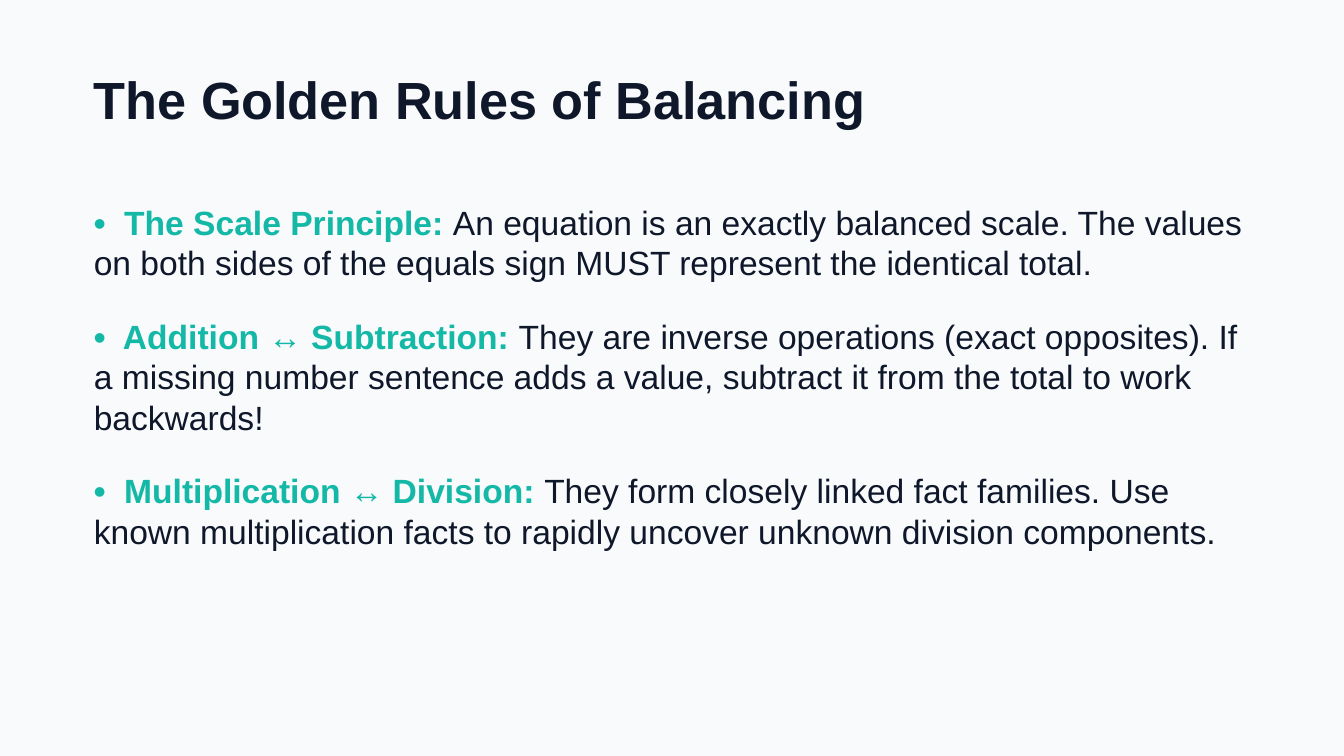
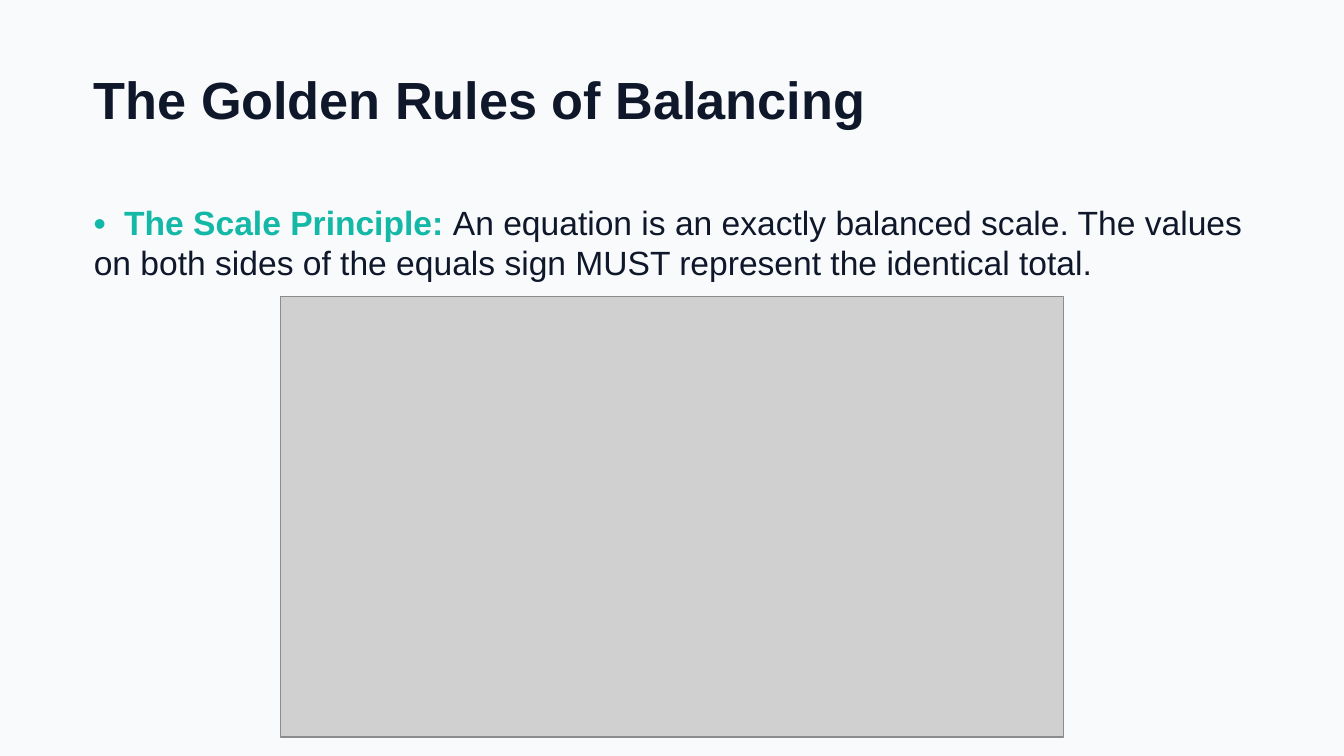
Before and after one commit to dsuth10/Joshua, a slide deck: slide 2 of Finding_Missing_Numbers_Lesson/Missing_Numbers_Presentation.pptx. Drawn at 1344x756 pixels with LibreOffice and Linux fonts; fonts in the diff are those of the drawing; grey boxes stand for pictures. Boxes give left, top, right and bottom in pixels: in the first picture for what was removed or moved away, otherwise in the second. Text is boxed around its words. In the diff, an @@ line names an element or a change of style, - is before the commit and + after.

Commit message:
feat: add lesson presentation for missing numbers topic

```diff
--- a/Finding_Missing_Numbers_Lesson/Missing_Numbers_Presentation.pptx
+++ b/Finding_Missing_Numbers_Lesson/Missing_Numbers_Presentation.pptx
@@ picture added at [281,297,1063,738] @@
@@ text at [94,324,1238,550]: paragraphs removed @@
-• Addition ↔ Subtraction: They are inverse operations (exact opposites). If a missing number sentence adds a value, subtract it from the total to work backwards!
-• Multiplication ↔ Division: They form closely linked fact families. Use known multiplication facts to rapidly uncover unknown division components.
```
Also in this commit, not shown: 1 slide added, 2 other files.
